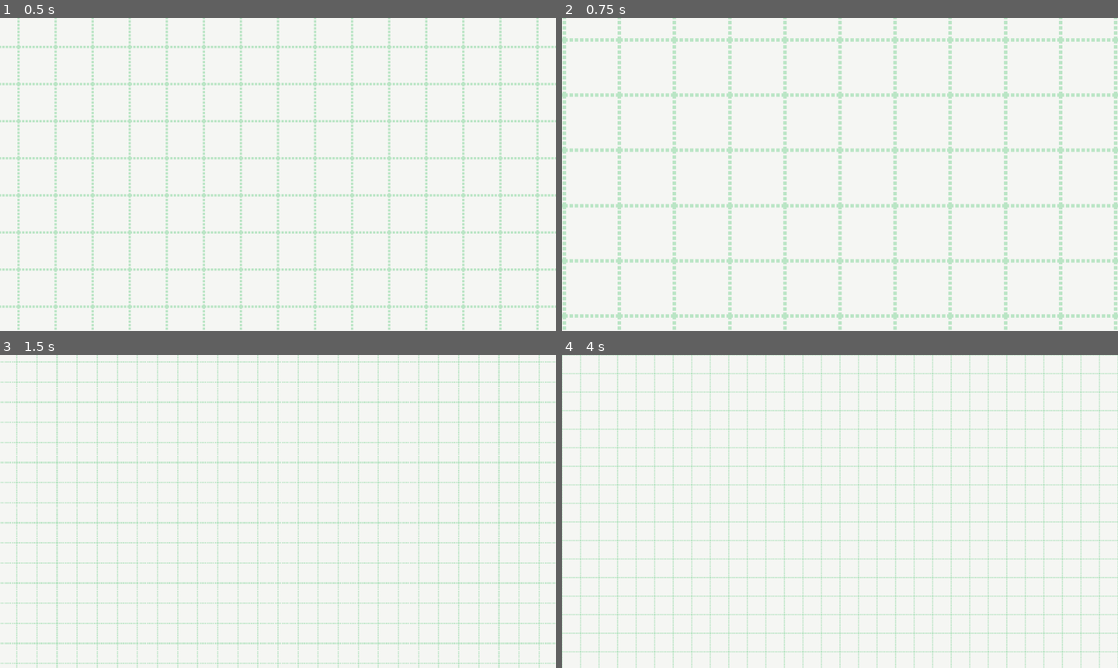
Above: before the commit, frames 1-4 (two rows, left to right).
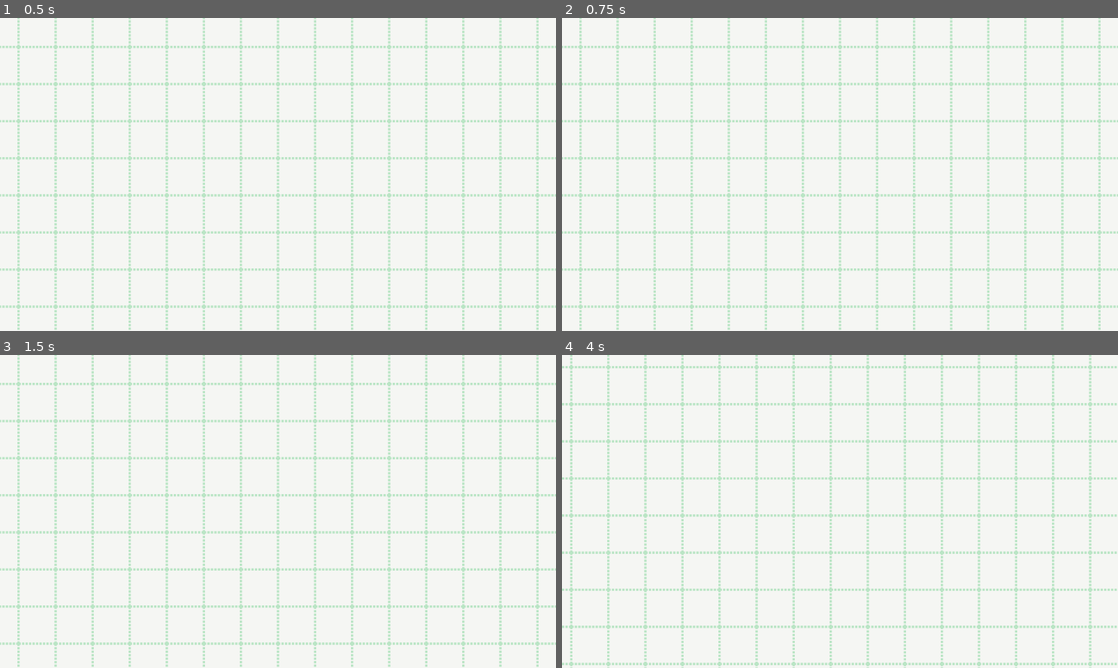
Above: after the commit, the same moments.

Repository: btoosey/Godot-Wild-Jam-77
Game: Godot game, scene res://scenes/main/main.tscn
Two runs of this game, one before a commit and one after it. Both use one fixed random seed, a clock stepped at 60 frames per second and the inputs below.
Inputs (mouse positions are in pixels of both pictures, inside the frame that each line leads up to):
- Up to frame 1 (0.5 s): no input
- Up to frame 2 (0.75 s): tap Enter at 0.5 s; move the mouse to (962, 158) at 0.52 s; hold Mouse wheel up (zoom_in, bound only before the commit) from 0.53 s (still down)
- Up to frame 3 (1.5 s): tap Mouse wheel down (zoom_out, bound only before the commit) at 0.8, 1.35 s; move the mouse to (166, 527) at 1.27 s; release Mouse wheel up (zoom_in, bound only before the commit) at 1.28 s
- Up to frame 4 (4 s): click (728, 527) at 1.55 s; tap Space at 2 s; move the mouse to (895, 442) at 2.02 s; press the mouse at (895, 442) at 2.03 s; tap Mouse wheel up (zoom_in, bound only before the commit) at 2.3, 2.85 s; move the mouse to (812, 574) at 2.77 s; release the mouse at (812, 574) at 2.78 s; tap Mouse wheel down (zoom_out, bound only before the commit) at 3.05 s; move the mouse to (1006, 558) at 3.52 s; hold Mouse wheel down (zoom_out, bound only before the commit) from 3.53 s (still down); click (1006, 558) at 3.8 s

Frame 1 is identical in both runs. In frame 2, 15% of the frame differs, in the area x 0-100%, y 0-100%; in frame 3, 15%; in frame 4, 18%.

Commit message:
ADD: Camera drag component
Also removed camera zoom component. May re-add in future version

Diff:
--- a/project.godot
+++ b/project.godot
@@ -13,7 +13,7 @@
 config/name="Godot Wild Jam 77"
 run/main_scene="res://scenes/main/main.tscn"
 config/features=PackedStringArray("4.3", "GL Compatibility")
-run/max_fps=60
+run/max_fps=144
 config/icon="res://icon.svg"
 
 [display]
@@ -27,14 +27,9 @@
 
 [input]
 
-zoom_in={
+camera_drag={
 "deadzone": 0.5,
-"events": [Object(InputEventMouseButton,"resource_local_to_s …(115 unchanged characters)… alse,"meta_pressed":false,"button_mask":8,"position":Vector2(78, 12),"global_position":Vector2(87, 58),"factor":1.0,"button_index":4,"canceled":false,"pressed":true,"double_click":false,"script":null)
-]
-}
-zoom_out={
-"deadzone": 0.5,
-"events": [Object(InputEventMouseButton,"resource_local_to_scene":false,"resource_name":"","device":-1,"window_id":0,"alt_pressed":false,"shift_pressed":false,"ctrl_pressed":false,"meta_pressed":false,"button_mask":16,"position":Vector2(252, 15),"global_position":Vector2(261, 61),"factor":1.0,"button_index":5,"canceled":false,"pressed":true,"double_click":false,"script":null)
+"events": [Object(InputEventMouseButton,"resource_local_to_s …(115 unchanged characters)… alse,"meta_pressed":false,"button_mask":1,"position":Vector2(153, 18),"global_position":Vector2(162, 64),"factor":1.0,"button_index":1,"canceled":false,"pressed":true,"double_click":false,"script":null)
 ]
 }
 
--- a/scenes/main/main.tscn
+++ b/scenes/main/main.tscn
@@ -1,7 +1,7 @@
 [gd_scene load_steps=5 format=4 uid="uid://bi5wtv5ehcdpi"]
 
 [ext_resource type="Texture2D" uid="uid://brtr1uvx3kqqj" path="res://sprites/background/background_tile.png" id="1_kwwue"]
-[ext_resource type="Script" path="res://scripts/components/camera/camera_zoom.gd" id="2_lvn2p"]
+[ext_resource type="Script" path="res://scripts/camera/components/camera_drag.gd" id="3_vw24h"]
 
 [sub_resource type="TileSetAtlasSource" id="TileSetAtlasSource_t5suh"]
 texture = ExtResource("1_kwwue")
@@ -22,6 +22,10 @@
 position = Vector2(480, 270)
 zoom = Vector2(2, 2)
 
-[node name="CameraZoom" type="Node" parent="Camera2D" node_paths=PackedStringArray("camera")]
-script = ExtResource("2_lvn2p")
+[node name="CameraDrag" type="Node2D" parent="Camera2D" node_paths=PackedStringArray("camera")]
+script = ExtResource("3_vw24h")
 camera = NodePath("..")
+camera_left_limit = 400
+camera_right_limit = 720
+camera_top_limit = 135
+camera_bottom_limit = 409
--- /dev/null
+++ b/scripts/camera/components/camera_drag.gd
@@ -0,0 +1,28 @@
+extends Node2D
+
+@export var camera: Camera2D
+@export var camera_left_limit: int
+@export var camera_right_limit: int
+@export var camera_top_limit: int
+@export var camera_bottom_limit: int
+
+
+var previous_position: Vector2 = Vector2(0, 0)
+var is_dragging := false
+
+
+func _input(event: InputEvent) -> void:
+	if event is InputEventMouseMotion and is_dragging == true:
+		camera.position -= event.relative / camera.zoom
+		camera.position.x = clamp(camera.position.x, camera_left_limit, camera_right_limit)
+		camera.position.y = clamp(camera.position.y, camera_top_limit, camera_bottom_limit)
+
+
+	if event.is_action_released("camera_drag"):
+		get_viewport().set_input_as_handled()
+		is_dragging = false
+
+
+	if event.is_action_pressed("camera_drag"):
+		get_viewport().set_input_as_handled()
+		is_dragging = true
--- a/scripts/components/camera/camera_zoom.gd
+++ /dev/null
@@ -1,38 +0,0 @@
-extends Node
-
-var target_zoom:= 2.0
-
-@export var camera: Camera2D
-const MIN_ZOOM := 1.0
-const MAX_ZOOM := 3.0
-const ZOOM_INCREMENT := 1.0
-const ZOOM_RATE := 16.0
-
-func _input(event: InputEvent) -> void:
-	if event.is_action_pressed("zoom_in"):
-		zoom_in()
-
-	if event.is_action_pressed("zoom_out"):
-		zoom_out()
-
-
-func _physics_process(delta: float) -> void:
-	camera.zoom = lerp(
-		camera.zoom,
-		target_zoom * Vector2.ONE,
-		ZOOM_RATE * delta
-	)
-
-	set_physics_process(
-		not is_equal_approx(camera.zoom.x, target_zoom)
-	)
-
-
-func zoom_in() -> void:
-	target_zoom = min(target_zoom + ZOOM_INCREMENT, MAX_ZOOM)
-	set_physics_process(true)
-
-
-func zoom_out() -> void:
-	target_zoom = max(target_zoom - ZOOM_INCREMENT, MIN_ZOOM)
-	set_physics_process(true)
